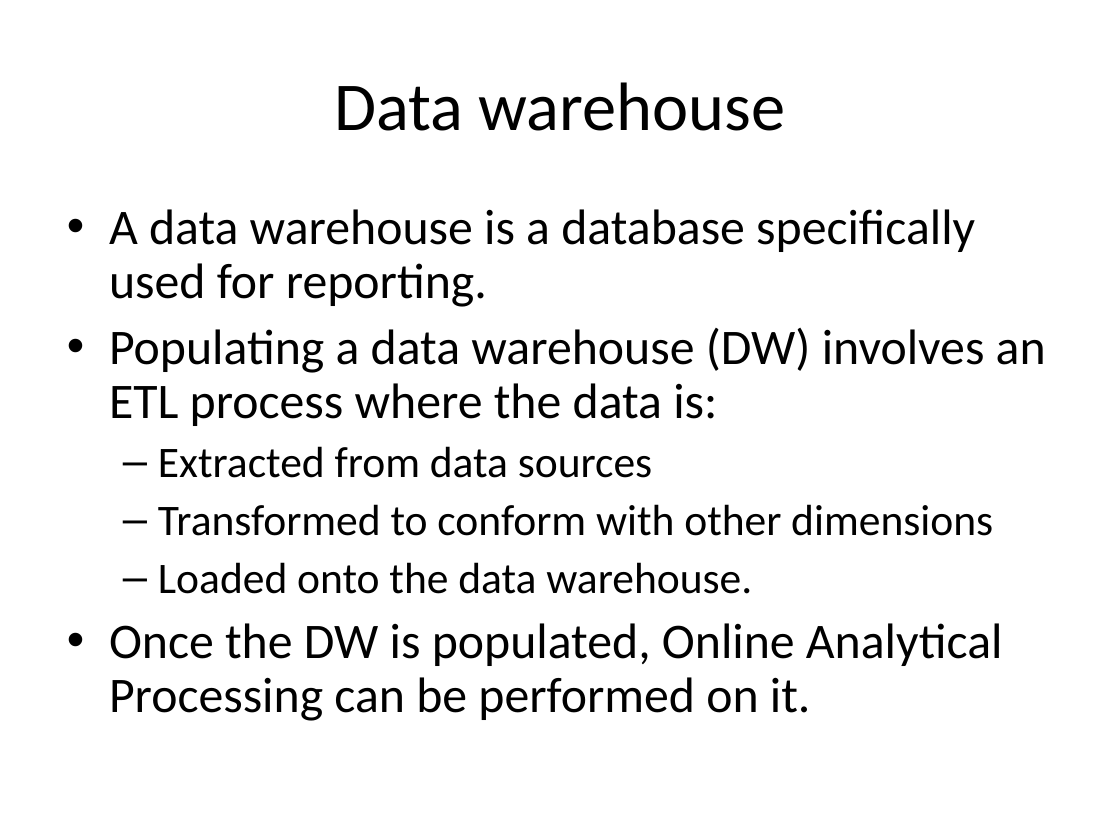
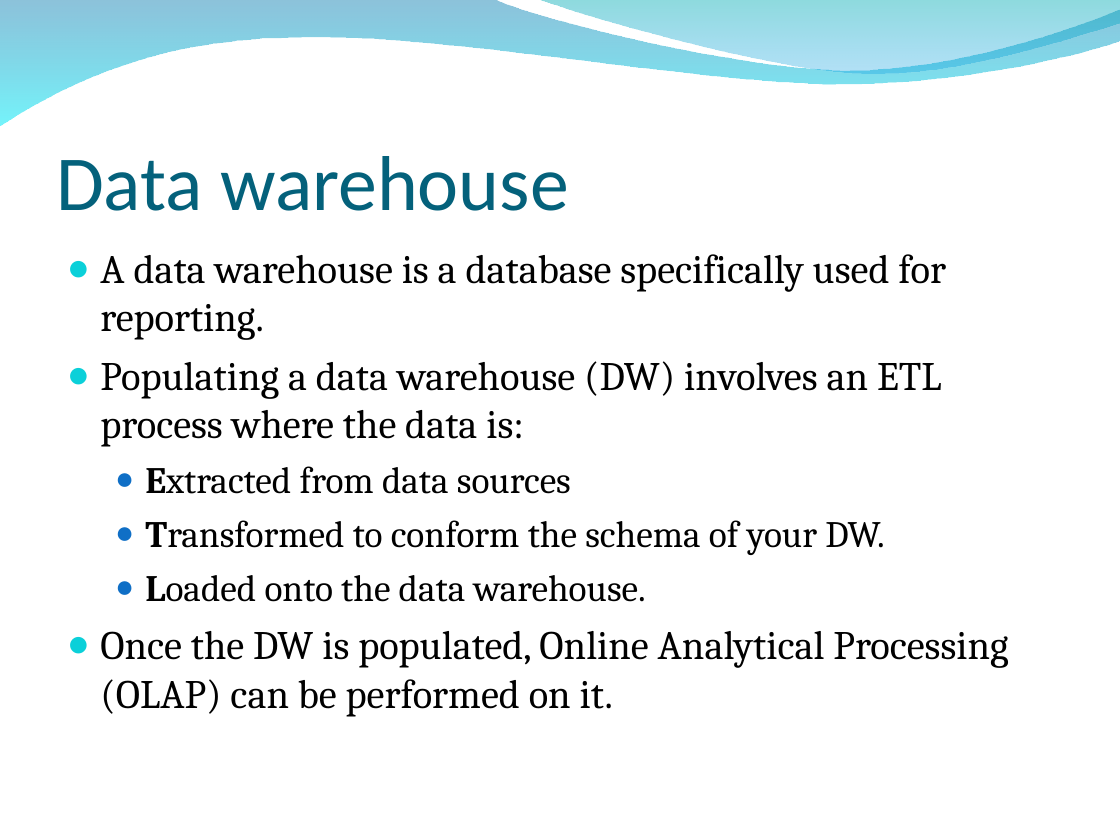
Before and after one commit to edvelezg/unb-dw, a slide deck: slide 6 of project/Presentation/Datawarehousing.ppt (slide 5 before the commit). Drawn at 1120x840 pixels with LibreOffice and Linux fonts; fonts in the diff are those of the drawing; background and template pictures are left out. Boxes give left, top, right and bottom in pixels: in the first picture for what was removed or moved away, otherwise in the second. Text is boxed around its words. In the diff, an @@ line names an element or a change of style, - is before the commit and + after.

```diff
--- a/project/Presentation/Datawarehousing.ppt
+++ b/project/Presentation/Datawarehousing.ppt
@@ freeform shape added at (x1=0, y1=0, x2=1120, y2=127), fill gradient #0079AF to #00EBF8 @@
@@ freeform shape added at (x1=536, y1=0, x2=1120, y2=77), fill gradient #00ADB6 to #009BE5 @@
@@ title "Data warehouse" moved from (x1=334, y1=82, x2=786, y2=131) to (x1=56, y1=156, x2=569, y2=211) @@
@@ title "Data warehouse" at (x1=56, y1=156, x2=569, y2=211): size 44 to 50 pt, text colour #000000 to #04617B; alignment centre to left; vertical alignment middle to bottom @@
@@ text "A data warehouse is a ..." moved from (x1=109, y1=209, x2=1046, y2=721) to (x1=100, y1=254, x2=1008, y2=717) @@
@@ text at (x1=100, y1=254, x2=946, y2=602): size 32 to 26 pt in "A data warehouse is a database specifically ...", "Populating a data warehouse (DW) involves an ..."; font Calibri to Cambria in "A data warehouse is a database specifically ...", "Populating a data warehouse (DW) involves an ...", "Extracted from data sources", "Loaded onto the data warehouse."; size 28 to 24 pt in "Extracted from data sources", "Loaded onto the data warehouse."; bold on in "Extracted", "Loaded"; bullet • to ●; line spacing 0.9 to 1; less space between paragraphs; bullet colour #000000 to #0BD0D9; bullet – to ●; bullet colour #000000 to #0F6FC6 @@
@@ text at (x1=145, y1=520, x2=885, y2=555): text changed; size 28 to 24 pt; font Calibri to Cambria @@
-  – Transformed to conform with other dimensions
+  ● Transformed to conform the schema of your DW.
@@ text at (x1=100, y1=631, x2=1008, y2=717): text changed; size 32 to 26 pt; font Calibri to Cambria @@
-• Once the DW is populated, Online Analytical Processing can be performed on it.
+● Once the DW is populated, Online Analytical Processing (OLAP) can be performed on it.
```
Also in this commit, not shown: 11 other slides changed, 22 slides added, 15 slides removed, 1 other file.
